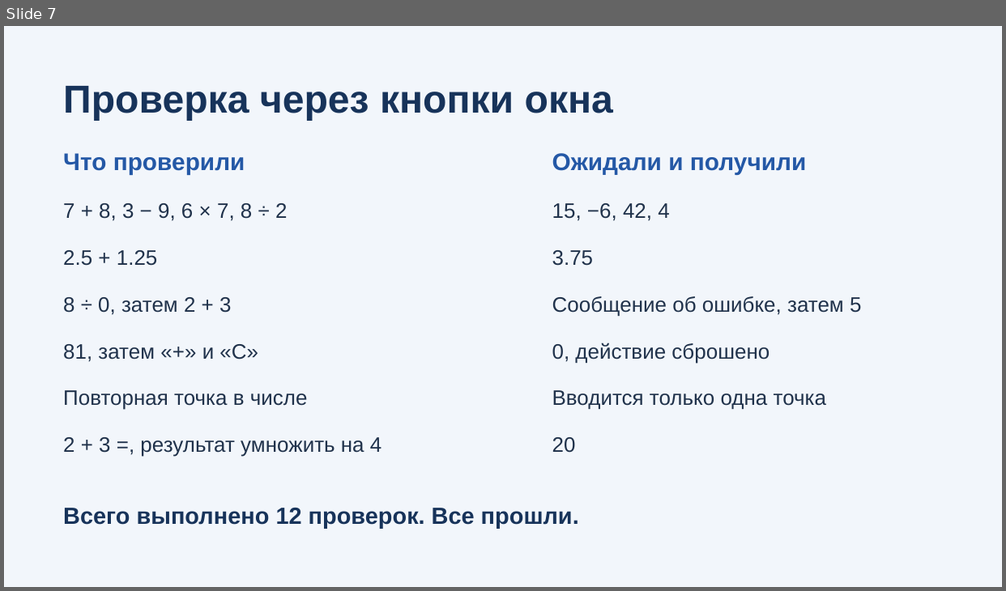
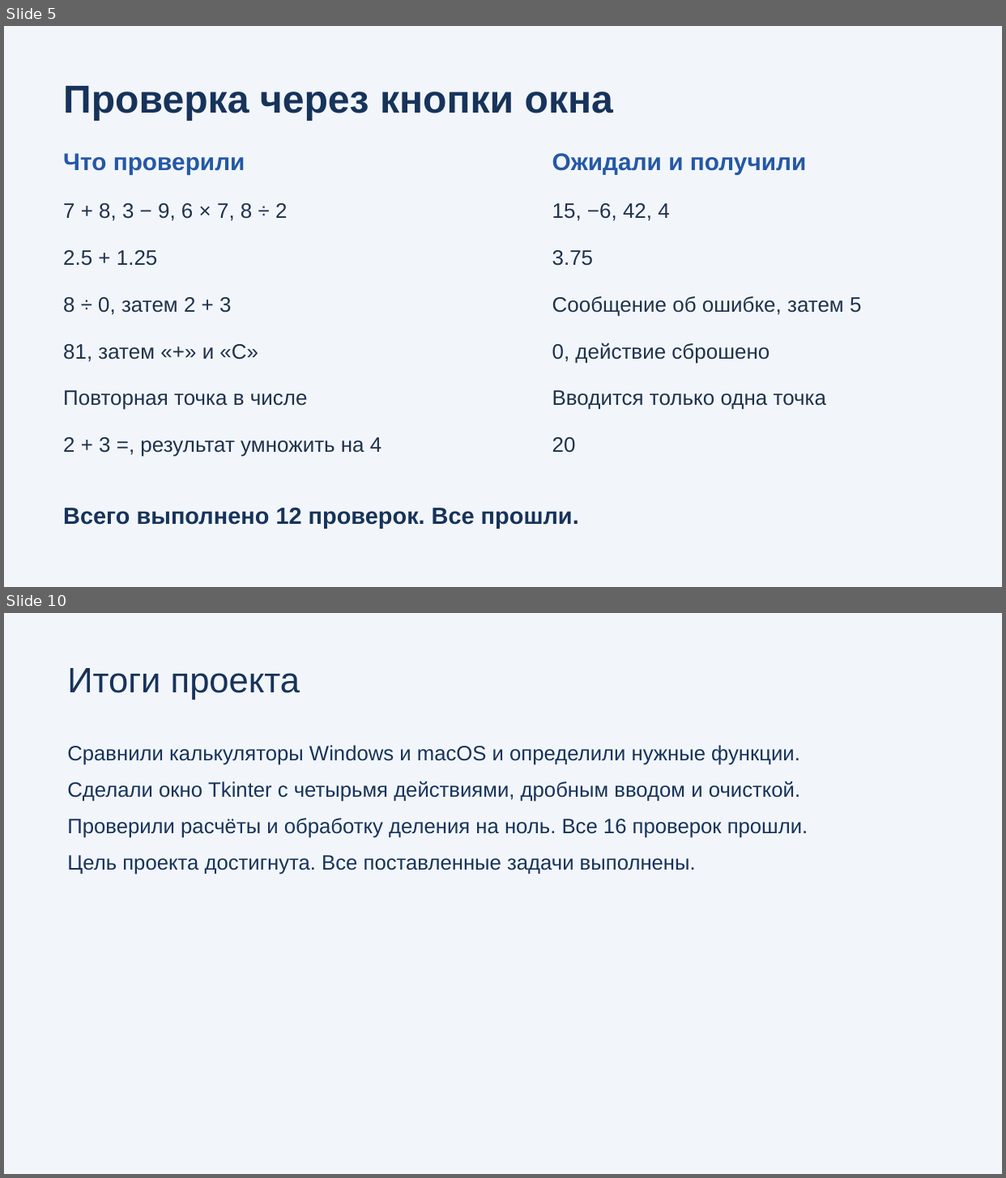
Before and after one commit to ArtikM1106/python-calculator-project, a slide deck: calculator.pptx. Shown one above the other, each under a label of ours: slide 7 before the commit, slides 5 and 10 after it; the slides between them are not shown. The pictures are 1006x591 and 1006x1178 pixels, drawn with LibreOffice and Linux fonts; fonts in the diff are those of the drawing. Boxes give left, top, right and bottom in pixels: in the first picture for what was removed or moved away, otherwise in the second. Text is boxed around its words. In the diff, an @@ line names an element or a change of style, - is before the commit and + after.

```diff
--- a/calculator.pptx
+++ b/calculator.pptx
@@ slide 10 added at bbox=[4, 613, 1002, 1174], background #F2F6FB @@
@@ text added at bbox=[67, 668, 300, 700], 34 pt, text #17335A @@
+Итоги проекта
@@ text added at bbox=[67, 745, 808, 875], 20 pt, text #17335A @@
+Сравнили калькуляторы Windows и macOS и определили нужные функции.
+Сделали окно Tkinter с четырьмя действиями, дробным вводом и очисткой.
+Проверили расчёты и обработку деления на ноль. Все 16 проверок прошли.
+Цель проекта достигнута. Все поставленные задачи выполнены.
@@ what was slide 7 is now slide 5 @@
```
Also in this commit, not shown: 4 other slides added, 3 slides removed, 1 other file.
